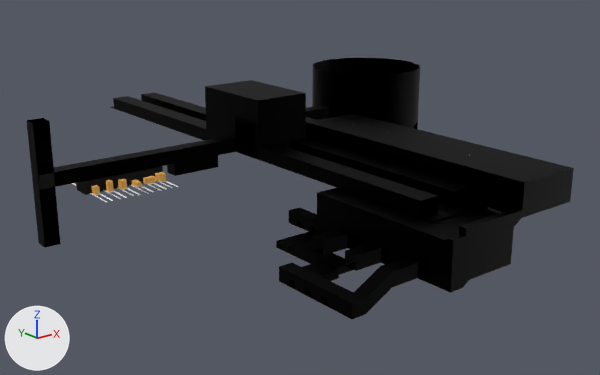
A saved change to the FBX model Assets/Models/Places/base corridors.fbx.
Rendered twice from a camera (50 mm lens) standing at (-204.0, -505.0, 163.0) and looking at (171.0, -37.0, -25.0). Lighting does not change. The marker at lower left points along +X, +Y and +Z. Where no turn or scale is listed for an object, it has been applied to the vertices.

Names of what the first picture shows: 'Base corridors 1', 'Base corridors 2', 'Площина'.
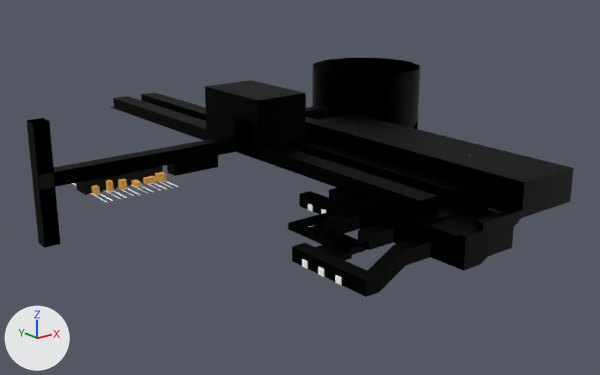
What changed in the scene script:
```text
Change me_площина:
    where me_площина.from_pydata(...)  # 150 vertices, 149 faces; spans x -0.5..67.5, y -6.5..90.5, z -2.4..7.1
    used by ob_площина; location = (83.5, -151.5, -37.1)
    me_площина part 4: the whole mesh is moved by (10.0, 0.0, 10.4)
Change me_base_corridors_003:
    where me_base_corridors_003.from_pydata(...)  # 464 vertices, 439 faces; spans x 73.0..320.0, y -229.0..50.0, z -40.0..52.0
    used by ob_base_corridors_1; location = (0.0, 0.0, 0.0)
    me_base_corridors_003 part 1: all 10 vertices in x 123.0, y -229.0..-114.0, z 0.0..1.0 are moved by (10.0, 0.0, 0.0)
    me_base_corridors_003 part 2: all 78 vertices in x 73.0..123.0, y -229.0..-114.0, z -40.0..-20.0 are moved by (10.0, 0.0, 10.0)
    me_base_corridors_003 part 3: all 9 vertices in x 133.0, y -229.0..-114.0, z -29.0 are moved by (14.0, 0.0, 10.0)
Add me_куб_054:
    me_куб_054.from_pydata(...)  # a box spanning x -0.25..0.25, y -2.5..2.5, z -2.37..2.37
    me_куб_054.materials.append(mat_metal)  # white #ffffff
Add ob_door_004:
    ob_door_004 = bpy.data.objects.new('Door.004', me_куб_054)
    ob_door_004.location = (82.8, -166.5, -26.7)
Add ob_door_005:
    ob_door_005 = bpy.data.objects.new('Door.005', me_куб_054.copy())
    ob_door_005.location = (82.8, -151.5, -26.7)
Add ob_door_003:
    ob_door_003 = bpy.data.objects.new('Door.003', me_куб_054.copy())
    ob_door_003.location = (82.8, -181.5, -26.7)
```

Pixel boxes (x1, y1, x2, y2) of what changed, in the pictures (600 x 375 px; the box of a moved part takes in the faces that stretch with it):
'Base corridors 1', reshaped (8% shorter)
    before: (279, 58, 574, 319)
    after: (292, 58, 574, 297)
'Площина', mesh moved
    before: (276, 207, 353, 281)
    after: (288, 191, 366, 260)
'Door.003', added
    after: (335, 275, 342, 285)
'Door.005', added
    after: (302, 259, 308, 269)
'Door.004', added
    after: (318, 267, 324, 277)
part 1 of me_base_corridors_003, moved or reshaped
    before: (317, 190, 465, 293)
    after: (329, 188, 482, 271)
part 2 of me_base_corridors_003, moved or reshaped
    before: (279, 222, 418, 319)
    after: (292, 203, 431, 297)
part 3 of me_base_corridors_003, moved or reshaped
    before: (451, 218, 521, 292)
    after: (464, 218, 521, 270)
